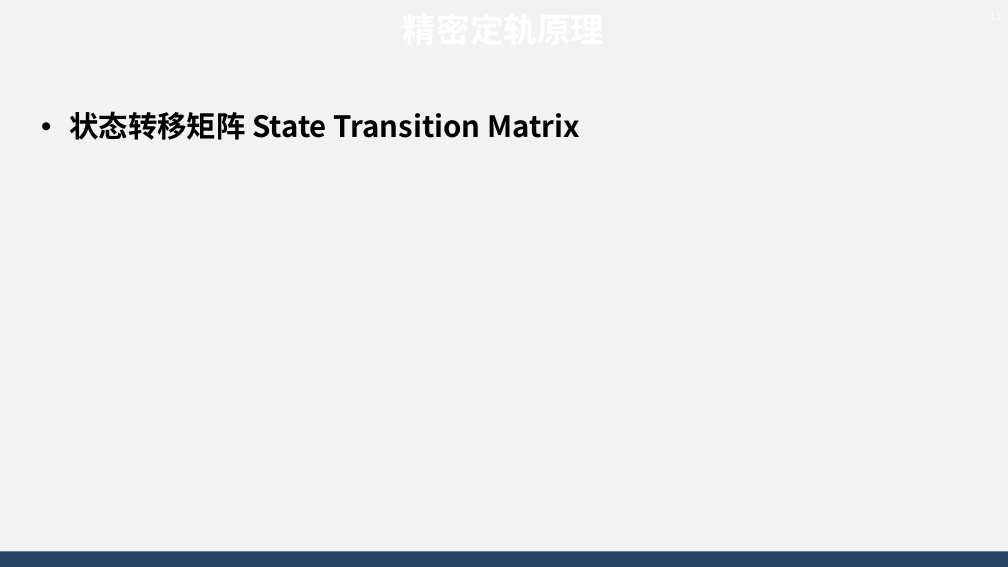
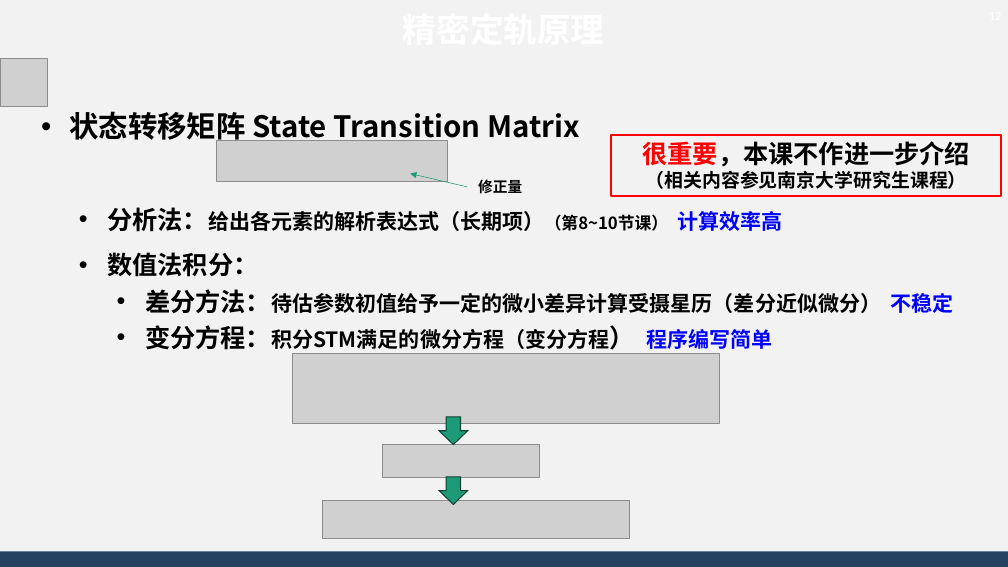
Before and after one commit to AsBackup/DAOSSA, a slide deck: slide 12 of 12 初轨确定和精密定轨原理.pptx (slide 13 before the commit). Drawn at 1008x567 pixels with LibreOffice and Linux fonts; fonts in the diff are those of the drawing; grey boxes stand for pictures; background and template pictures are left out. Boxes give left, top, right and bottom in pixels: in the first picture for what was removed or moved away, otherwise in the second. Text is boxed around its words. In the diff, an @@ line names an element or a change of style, - is before the commit and + after.

```diff
--- a/12 初轨确定和精密定轨原理.pptx
+++ b/12 初轨确定和精密定轨原理.pptx
@@ picture added at bbox=[0, 59, 47, 106] @@
@@ picture added at bbox=[216, 141, 448, 181] @@
@@ rectangle added at bbox=[611, 135, 1001, 197], outline #FF0000 2.25 pt, 18 pt, text #000000, bold @@
+很重要，本课不作进一步介绍
+（相关内容参见南京大学研究生课程）
@@ arrow added from (467, 187) to (411, 174), #1D9A78 0.5 pt @@
@@ text added at bbox=[478, 179, 522, 194], 14 pt, text #000000, bold @@
+修正量
@@ text at bbox=[107, 207, 954, 350]: paragraphs added @@
+  • 分析法：给出各元素的解析表达式（长期项）（第8~10节课） 计算效率高
+  • 数值法积分：
+    • 差分方法：待估参数初值给予一定的微小差异计算受摄星历（差分近似微分） 不稳定
+    • 变分方程：积分STM满足的微分方程（变分方程） 程序编写简单
@@ picture added at bbox=[293, 354, 719, 424] @@
@@ down arrow added at bbox=[439, 417, 468, 445], fill #1D9A78, outline #0D4335 1 pt @@
@@ picture added at bbox=[382, 445, 540, 477] @@
@@ down arrow added at bbox=[439, 477, 468, 505], fill #1D9A78, outline #0D4335 1 pt @@
@@ picture added at bbox=[323, 501, 630, 538] @@
```
Also in this commit, not shown: 12 other slides changed, 1 slide added, 3 slides removed, 1 other file.
